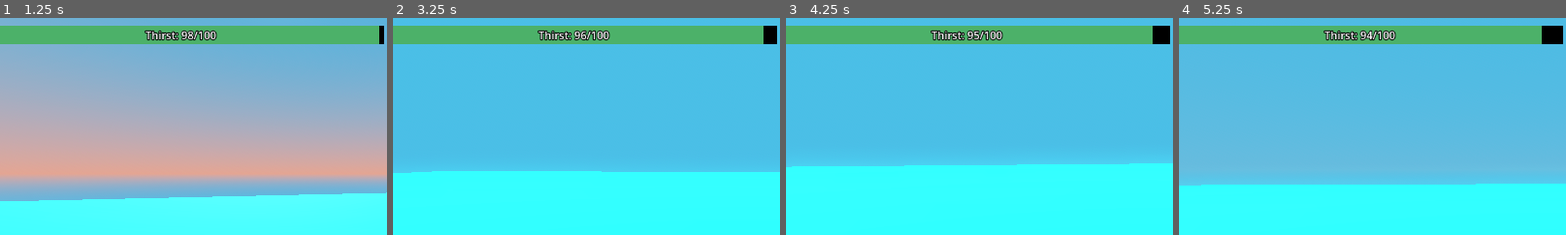
Above: before the commit, frames 1-4 (left to right).
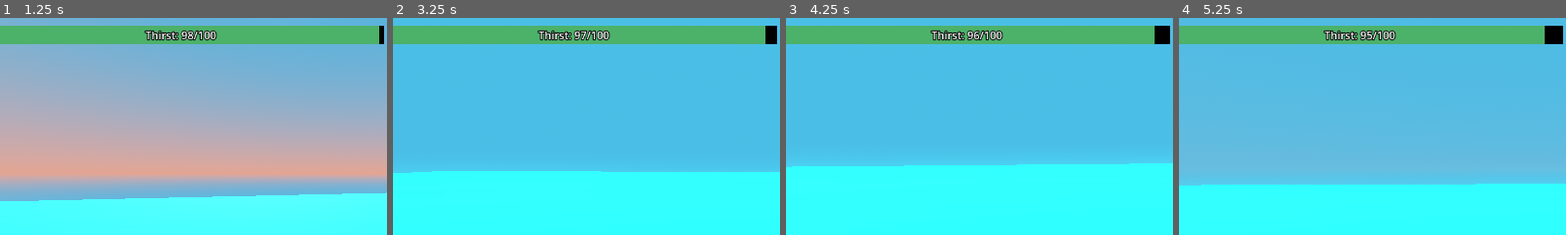
Above: after the commit, the same moments.

Repository: jalvarez2016/SurvivalGameDemo
Game: Godot game, scene res://GameScene.tscn
The game is run twice, just before and just after one commit, with the same random seed, the same clock (stepped at 60 frames per second) and the same inputs. The project has no main scene, so this scene is started directly.
Inputs (mouse positions are % of the whole screen's width and height, from its top left):
- Up to frame 1 (1.25 s): move the mouse to (55, 50) at 0.52 s; hold W (forward) from 0.53 s (still down); tap E (drinking, bound only after the commit) at 0.6 s; tap Space (jump) at 0.77 s
- Up to frame 2 (3.25 s): keep holding W (forward); move the mouse to (45, 50) at 1.27 s; tap E (drinking, bound only after the commit) at 1.35, 2.1, 2.85 s; tap Space (jump) at 1.52, 3.02 s; move the mouse to (52, 48) at 2.02 s; move the mouse to (49, 52) at 2.77 s
- Up to frame 3 (4.25 s): keep holding W (forward); move the mouse to (57, 51) at 3.52 s; tap E (drinking, bound only after the commit) at 3.6 s; tap Space (jump) at 3.77 s
- Up to frame 4 (5.25 s): keep holding W (forward); tap Enter at 4.25 s; move the mouse to (42, 49) at 4.27 s; tap E (drinking, bound only after the commit) at 4.35, 5.1 s; tap Space (jump) at 4.52 s; move the mouse to (51, 50) at 5.02 s
The pictures show only the part of the screen within x 3-53%, y 15-65%; the shares and areas given below are measured in that part.

Frame 1 is identical in both runs. In frame 2, 0.1% of the frame differs, in the area x 48-97%, y 3-13%; in frame 3, less than 0.1%; in frame 4, 0.1%, in the area x 48-95%, y 3-13%.

Commit message:
added botabag for drinking water and added drinking functionality

Diff:
--- /dev/null
+++ b/Botabag.gd
@@ -0,0 +1,14 @@
+extends Node3D
+var water_level : Need
+
+# Called when the node enters the scene tree for the first time.
+func _ready():
+	pass
+
+
+# Called every frame. 'delta' is the elapsed time since the previous frame.
+func _process(delta):
+	pass
+
+func drink():
+	$SubViewport/Control.drink(.02)
--- /dev/null
+++ b/Botabag.tscn
@@ -0,0 +1,36 @@
+[gd_scene load_steps=8 format=3 uid="uid://b55jfljucf8a3"]
+
+[ext_resource type="Script" path="res://Botabag.gd" id="1_68dpw"]
+[ext_resource type="PackedScene" uid="uid://dpql0u8tn7p6v" path="res://Models/Botabag/BotaBag.glb" id="1_hixrj"]
+[ext_resource type="PackedScene" uid="uid://c5qisx7s45wbs" path="res://Botabag_UI.tscn" id="2_n2ub1"]
+
+[sub_resource type="ViewportTexture" id="ViewportTexture_gaurg"]
+viewport_path = NodePath("SubViewport")
+
+[sub_resource type="StandardMaterial3D" id="StandardMaterial3D_tvtxv"]
+resource_local_to_scene = true
+transparency = 1
+albedo_texture = SubResource("ViewportTexture_gaurg")
+
+[sub_resource type="StandardMaterial3D" id="StandardMaterial3D_10eyn"]
+albedo_color = Color(1, 0.290196, 1, 1)
+
+[sub_resource type="PlaneMesh" id="PlaneMesh_kkyfh"]
+material = SubResource("StandardMaterial3D_10eyn")
+size = Vector2(0.2, 0.2)
+
+[node name="Botabag" type="Node3D"]
+transform = Transform3D(1, 0, 0, 0, 1, 0, 0, 0, 1, -0.000113189, -0.00100069, -0.00106591)
+script = ExtResource("1_68dpw")
+
+[node name="BotaBag" parent="." instance=ExtResource("1_hixrj")]
+transform = Transform3D(0.2, 0, 0, 0, 0.2, 0, 0, 0, 0.2, 0, 0, 0)
+
+[node name="MeshInstance3D" type="MeshInstance3D" parent="."]
+transform = Transform3D(-4.37114e-08, 1, -1.5246e-23, 4.37114e-08, 1.91069e-15, -1, -1, -4.37114e-08, -4.37114e-08, 0.12841, 0, -0.000263214)
+material_override = SubResource("StandardMaterial3D_tvtxv")
+mesh = SubResource("PlaneMesh_kkyfh")
+
+[node name="SubViewport" type="SubViewport" parent="."]
+
+[node name="Control" parent="SubViewport" instance=ExtResource("2_n2ub1")]
--- /dev/null
+++ b/Botabag_UI.gd
@@ -0,0 +1,16 @@
+extends Control
+
+var water_level : Need
+# Called when the node enters the scene tree for the first time.
+func _ready():
+	water_level = get_node("WaterLevel")
+	print(water_level.start_value)
+	water_level.value = water_level.start_value
+
+
+# Called every frame. 'delta' is the elapsed time since the previous frame.
+func _process(delta):
+	water_level.update_ui_bar()
+
+func drink(amount):
+	water_level.subtract(amount)
--- /dev/null
+++ b/Botabag_UI.tscn
@@ -0,0 +1,40 @@
+[gd_scene load_steps=6 format=3 uid="uid://c5qisx7s45wbs"]
+
+[ext_resource type="Script" path="res://Botabag_UI.gd" id="1_eh10x"]
+[ext_resource type="Script" path="res://Need.gd" id="2_fjckl"]
+[ext_resource type="Script" path="res://WaterLevel_UI.gd" id="3_immdn"]
+
+[sub_resource type="StyleBoxFlat" id="StyleBoxFlat_n832e"]
+bg_color = Color(0.913725, 0.454902, 0, 1)
+
+[sub_resource type="StyleBoxFlat" id="StyleBoxFlat_ox6kx"]
+bg_color = Color(0.133333, 0.619608, 1, 1)
+
+[node name="Control" type="Control"]
+layout_mode = 3
+anchors_preset = 0
+offset_right = 40.0
+offset_bottom = 40.0
+script = ExtResource("1_eh10x")
+
+[node name="WaterLevel" type="Node" parent="." node_paths=PackedStringArray("ui_bar")]
+script = ExtResource("2_fjckl")
+max_value = 100.0
+start_value = 50.0
+decay_rate = 0.2
+ui_bar = NodePath("WaterLevel")
+
+[node name="WaterLevel" type="ProgressBar" parent="WaterLevel"]
+offset_left = 9.0
+offset_top = 10.0
+offset_right = 506.0
+offset_bottom = 505.0
+scale = Vector2(0.99873, 0.997636)
+theme_override_colors/font_color = Color(0, 0, 0, 1)
+theme_override_font_sizes/font_size = 100
+theme_override_styles/background = SubResource("StyleBoxFlat_n832e")
+theme_override_styles/fill = SubResource("StyleBoxFlat_ox6kx")
+value = 90.0
+fill_mode = 3
+script = ExtResource("3_immdn")
+metadata/_edit_group_ = true
--- a/Player.gd
+++ b/Player.gd
@@ -10,7 +10,7 @@
 
 var angular_acceleration := 7
 var isAlive := true
-
+var is_drinking := false
 # Called every frame. 'delta' is the elapsed time since the previous frame.
 func _process(delta: float):
 	# Add the gravity.
@@ -37,7 +37,17 @@
 
 	move_and_slide()
 
+	if is_drinking:
+		drinking_water()
 
+	if Input.is_action_just_pressed("drinking"):
+		is_drinking = true
+	if Input.is_action_just_released("drinking"):
+		is_drinking = false
+
+func drinking_water():
+	$MeshInstance3D/Botabag.drink()
+	$PlayerNeeds.drink(.02)
 
 func _on_get_food_area_entered(area):
 	if area.is_in_group("apple"):
--- a/Player.tscn
+++ b/Player.tscn
@@ -1,7 +1,8 @@
-[gd_scene load_steps=9 format=3 uid="uid://b3htex6jisdfp"]
+[gd_scene load_steps=10 format=3 uid="uid://b3htex6jisdfp"]
 
 [ext_resource type="Script" path="res://Player.gd" id="1_1m0b5"]
 [ext_resource type="Script" path="res://Camera.gd" id="1_idhdw"]
+[ext_resource type="PackedScene" uid="uid://b55jfljucf8a3" path="res://Botabag.tscn" id="2_e4utt"]
 [ext_resource type="Script" path="res://Need.gd" id="3_e4071"]
 [ext_resource type="PackedScene" uid="uid://d0e3530spo1wr" path="res://NeedBar.tscn" id="3_eugpx"]
 [ext_resource type="Script" path="res://PlayerNeeds.gd" id="3_qvkwg"]
@@ -21,6 +22,9 @@
 
 [node name="MeshInstance3D" type="MeshInstance3D" parent="."]
 mesh = SubResource("CapsuleMesh_0gsow")
+
+[node name="Botabag" parent="MeshInstance3D" instance=ExtResource("2_e4utt")]
+transform = Transform3D(1, 0, 0, 0, 1, 0, 0, 0, 1, -0.811777, 0.0557287, -0.00106591)
 
 [node name="Head" type="Node3D" parent="."]
 transform = Transform3D(1, 0, 0, 0, 1, 0, 0, 0, 1, 0, 0.5, 0)
--- a/PlayerNeeds.gd
+++ b/PlayerNeeds.gd
@@ -32,3 +32,6 @@
 
 func eat(amount):
 	hunger.add(amount)
+
+func drink(amount):
+	thirst.add(amount)
--- /dev/null
+++ b/WaterLevel.gd
@@ -0,0 +1,11 @@
+extends Node
+
+
+# Called when the node enters the scene tree for the first time.
+func _ready():
+	pass # Replace with function body.
+
+
+# Called every frame. 'delta' is the elapsed time since the previous frame.
+func _process(delta):
+	pass
--- /dev/null
+++ b/WaterLevel_UI.gd
@@ -0,0 +1,15 @@
+extends ProgressBar
+
+
+# Called when the node enters the scene tree for the first time.
+func _ready():
+	pass # Replace with function body.
+
+
+# Called every frame. 'delta' is the elapsed time since the previous frame.
+func _process(delta):
+	pass
+
+func update_value (new_value, max):
+	max_value = max
+	value = new_value
--- a/project.godot
+++ b/project.godot
@@ -51,3 +51,8 @@
 "events": [Object(InputEventKey,"resource_local_to_scene":false,"resource_name":"","device":-1,"window_id":0,"alt_press …(182 unchanged characters)…
 ]
 }
+drinking={
+"deadzone": 0.5,
+"events": [Object(InputEventKey,"resource_local_to_scene":false,"resource_name":"","device":-1,"window_id":0,"alt_pressed":false,"shift_pressed":false,"ctrl_pressed":false,"meta_pressed":false,"pressed":false,"keycode":0,"physical_keycode":69,"key_label":0,"unicode":101,"echo":false,"script":null)
+]
+}
Binary file added: Models/Botabag/BotaBag.glb
Not shown, added: Models/Botabag/BotaBag.glb.import
Binary file added: Models/Botabag/BotaBag_Plane Base Color.png
Not shown, added: Models/Botabag/BotaBag_Plane Base Color.png.import
Binary file added: Models/Botabag/BotaBag_Sphere Base Color.png
Not shown, added: Models/Botabag/BotaBag_Sphere Base Color.png.import
